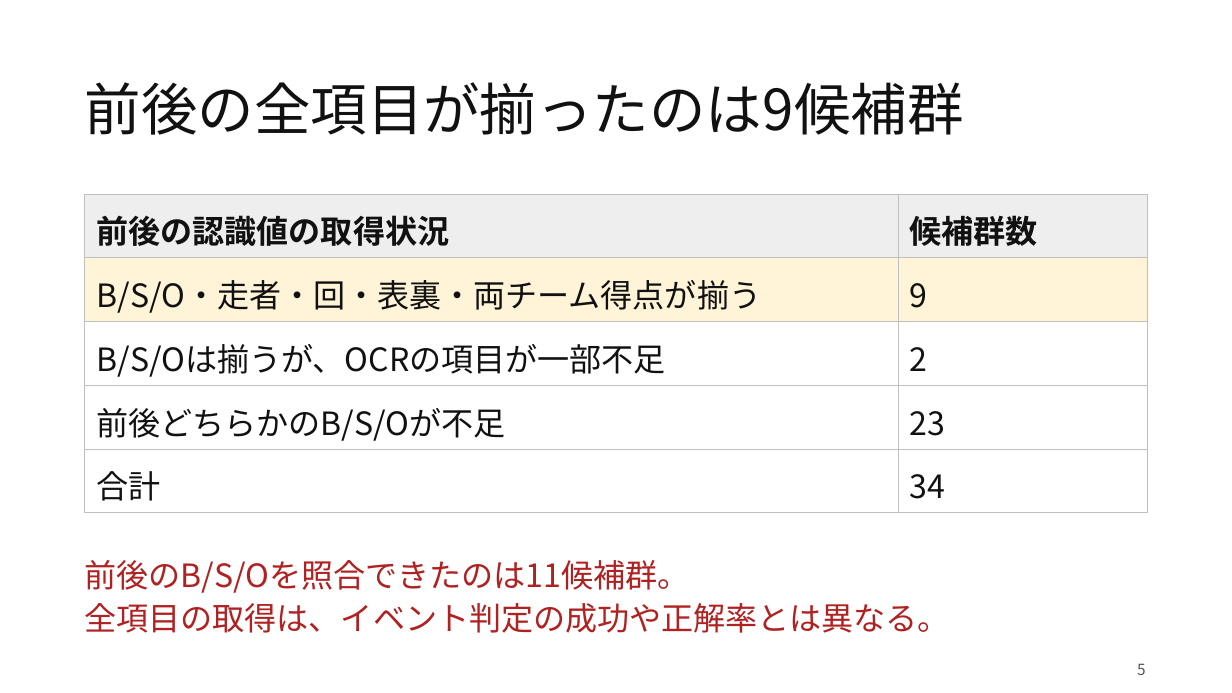
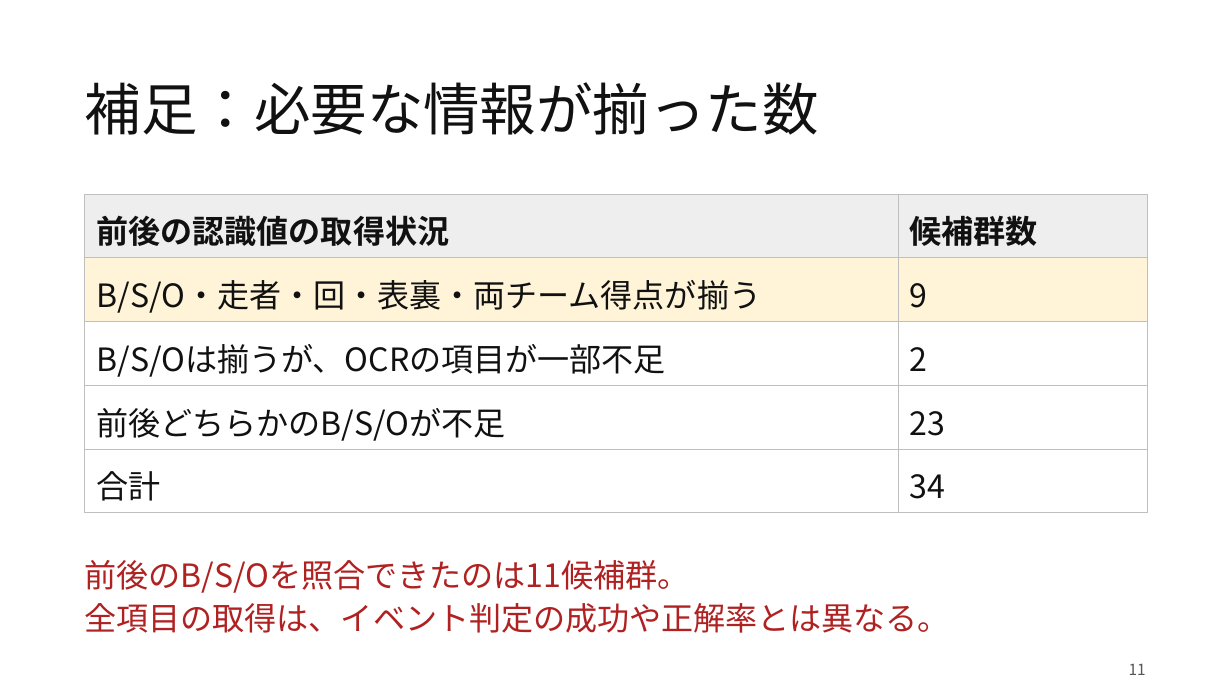
Before and after one commit to Yu-Tanahashi1226/----B-py, a slide deck: slide 11 of presentations/20261030/M棚橋261030.pptx (slide 5 before the commit). Drawn at 1232x693 pixels with LibreOffice and Linux fonts; fonts in the diff are those of the drawing. Boxes give left, top, right and bottom in pixels: in the first picture for what was removed or moved away, otherwise in the second. Text is boxed around its words. In the diff, an @@ line names an element or a change of style, - is before the commit and + after.

```diff
--- a/presentations/20261030/M棚橋261030.pptx
+++ b/presentations/20261030/M棚橋261030.pptx
@@ title at <box>85,82,819,135</box>: text changed @@
-前後の全項目が揃ったのは9候補群
+補足：必要な情報が揃った数
@@ text at <box>1129,663,1146,675</box>: text changed @@
-5
+11
```
Also in this commit, not shown: 10 other slides changed, 1 slide added, 1 slide removed, 9 other files.
